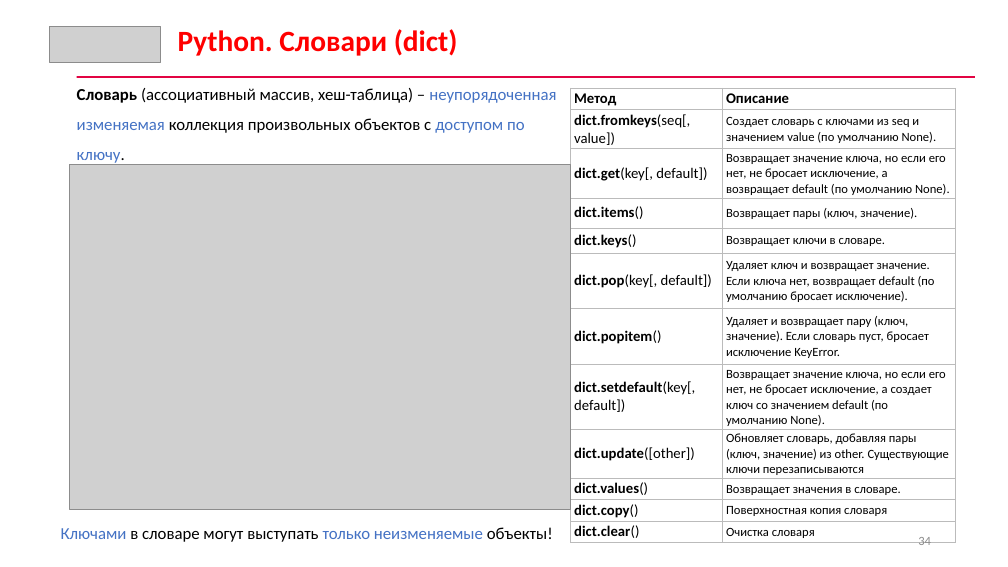
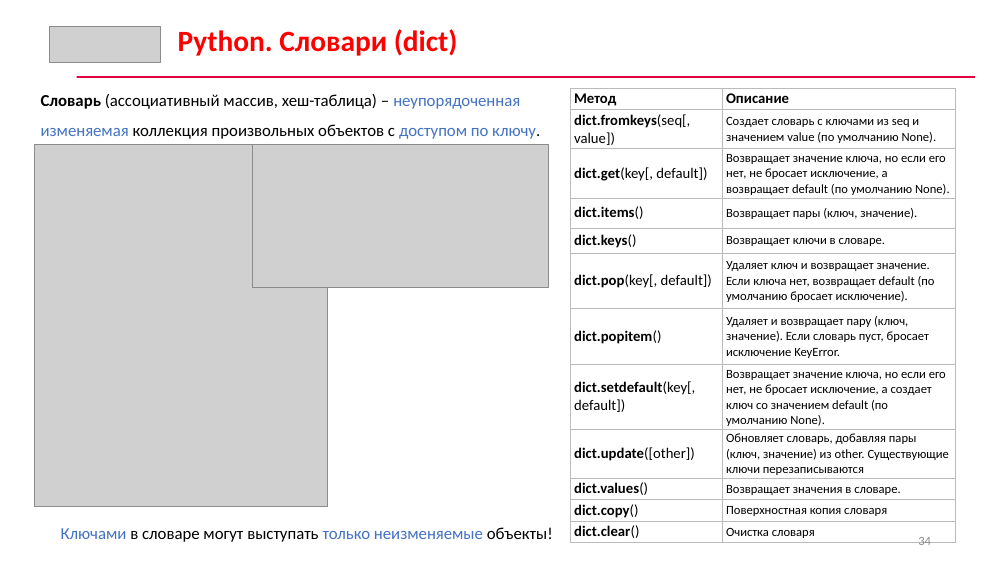
Before and after one commit to CyberLympha/data-analyze-for-cybersecurity, a slide deck: slide 34 of Практика/1/01_Основы Python.pptx. Drawn at 1008x567 pixels with LibreOffice and Linux fonts; fonts in the diff are those of the drawing; grey boxes stand for pictures. Boxes give left, top, right and bottom in pixels: in the first picture for what was removed or moved away, otherwise in the second. Text is boxed around its words. In the diff, an @@ line names an element or a change of style, - is before the commit and + after.

```diff
--- a/Практика/1/01_Основы Python.pptx
+++ b/Практика/1/01_Основы Python.pptx
@@ text "Словарь (ассоциативный массив, хеш-таблица) – ..." rewrapped from <box>77,88,556,165</box> to <box>41,94,540,139</box> @@
@@ picture added at <box>34,144,327,507</box> @@
@@ picture added at <box>253,144,548,287</box> @@
@@ picture removed at <box>70,165,571,510</box> @@
```
Also in this commit, not shown: 2 other slides changed, 18 other files.
